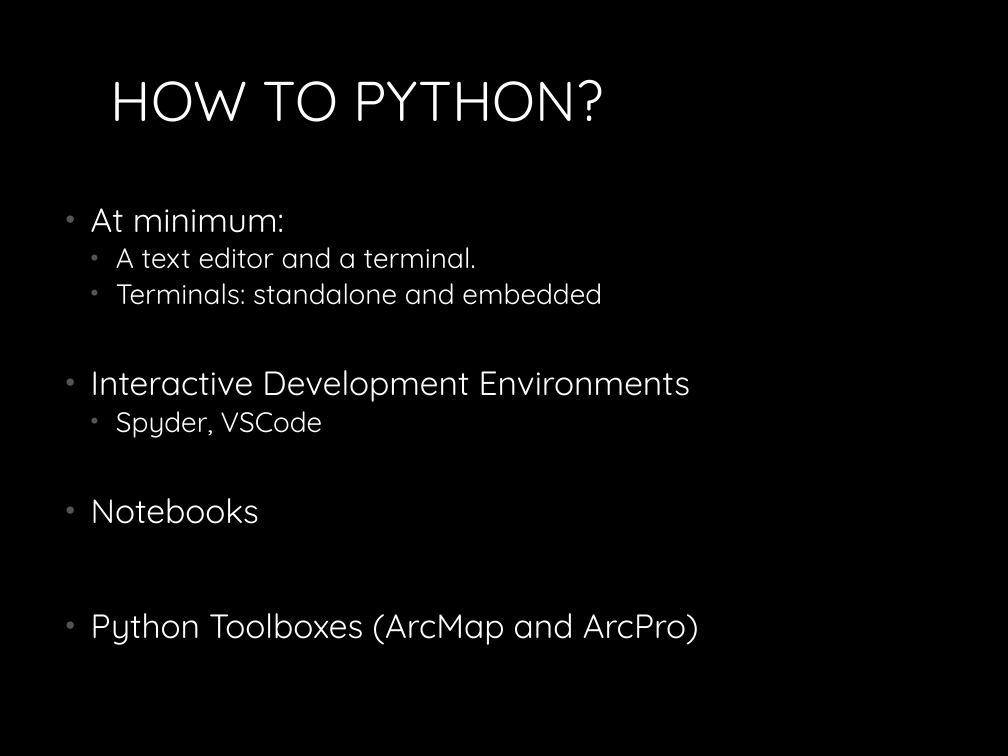
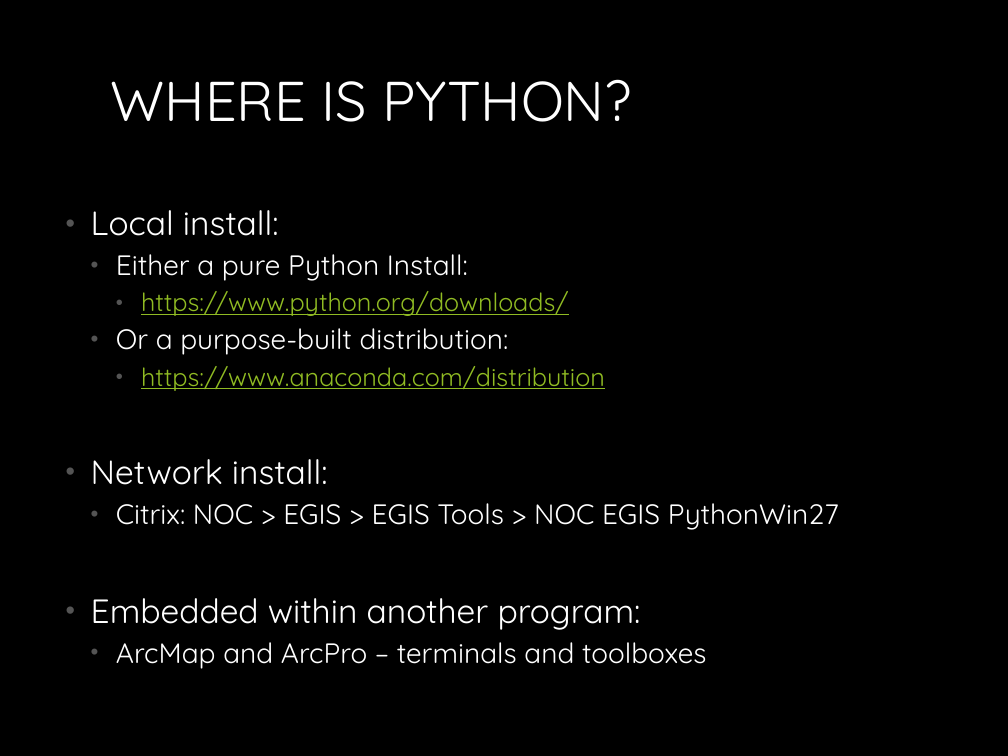
Before and after one commit to MichaelTroyer/Learning_Python_For_Fun_and_Profit, a slide deck: slide 15 of 1. Introduction/Introduction_to_Python.pptx (slide 13 before the commit). Drawn at 1008x756 pixels with LibreOffice and Linux fonts; fonts in the diff are those of the drawing. Boxes give left, top, right and bottom in pixels: in the first picture for what was removed or moved away, otherwise in the second. Text is boxed around its words. In the diff, an @@ line names an element or a change of style, - is before the commit and + after.

```diff
--- a/1. Introduction/Introduction_to_Python.pptx
+++ b/1. Introduction/Introduction_to_Python.pptx
@@ title at (111,79,632,122): text changed @@
-HOW TO PYTHON?
+WHERE IS PYTHON?
@@ text at (91,210,839,669): text changed; size 24 to 20 pt @@
-• At minimum:
-  • A text editor and a terminal.
-  • Terminals: standalone and embedded
-• Interactive Development Environments
-  • Spyder, VSCode
-• Notebooks
-• Python Toolboxes (ArcMap and ArcPro)
+• Local install:
+  • Either a pure Python Install:
+    • https://www.python.org/downloads/
+  • Or a purpose-built distribution:
+    • https://www.anaconda.com/distribution
+• Network install:
+  • Citrix: NOC > EGIS > EGIS Tools > NOC EGIS PythonWin27
+• Embedded within another program:
+  • ArcMap and ArcPro – terminals and toolboxes
```
Also in this commit, not shown: 5 other slides changed, 4 slides added, 1 slide removed, 8 other files.
